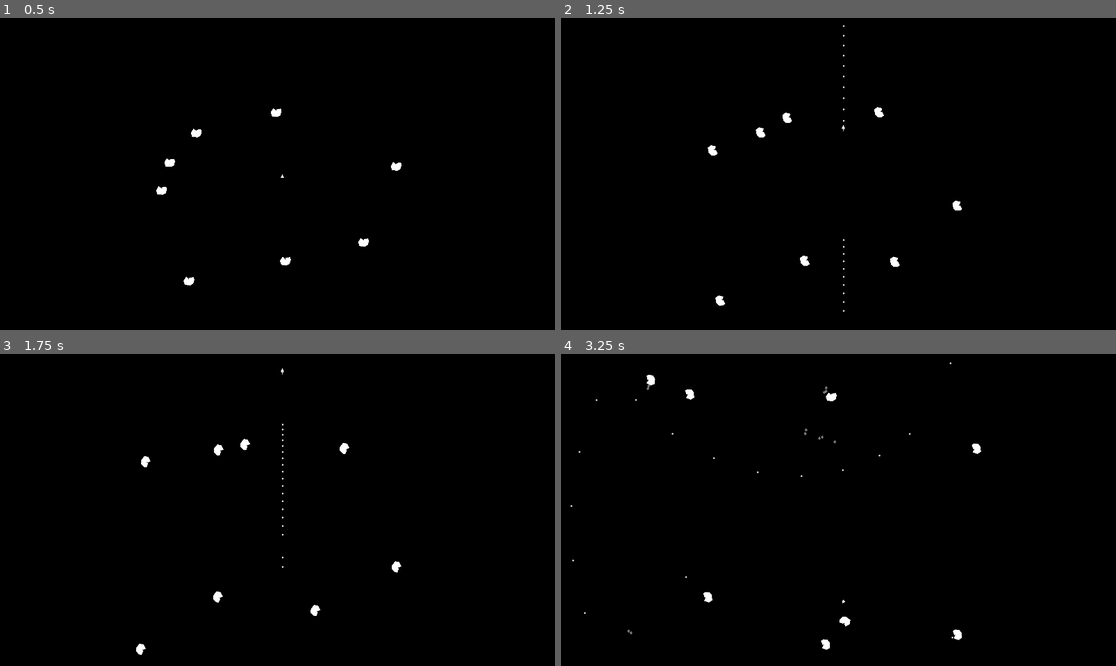
Above: before the commit, frames 1-4 (two rows, left to right).
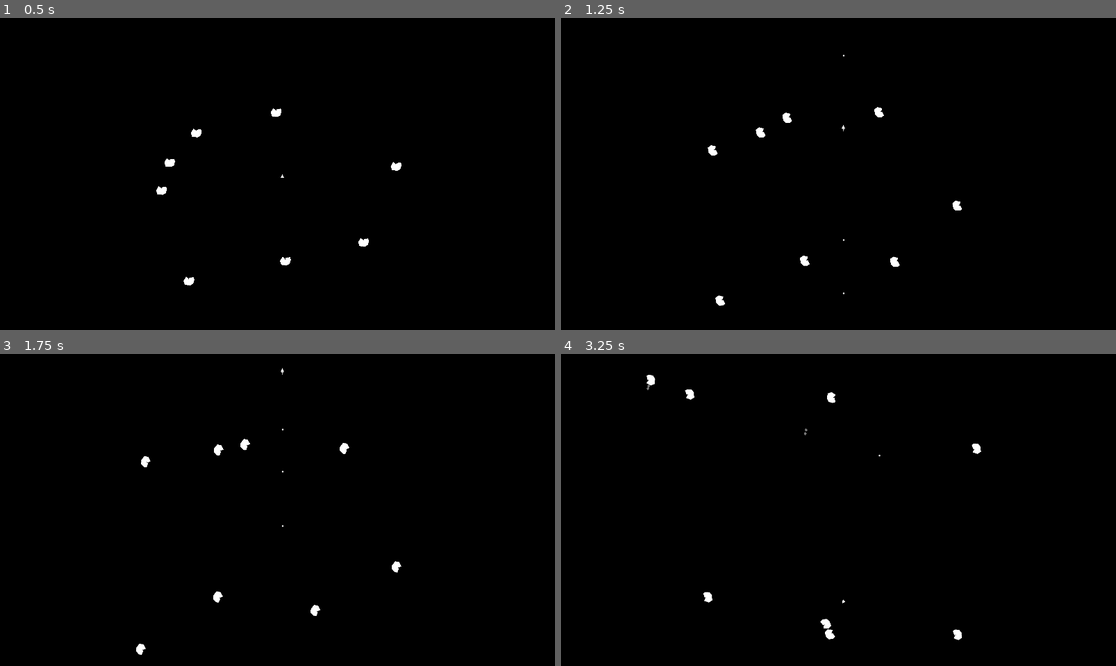
Above: after the commit, the same moments.

Repository: IQpierce/owl
Game: Godot game, scene res://scenes/wrapping_screen_test.tscn
The game is run twice, just before and just after one commit, with the same random seed, the same clock (stepped at 60 frames per second) and the same inputs. This scene is started directly instead of the project's main scene.
Inputs:
- Up to frame 1 (0.5 s): no input
- Up to frame 2 (1.25 s): hold Up (thrust) from 0.53 s (still down); hold Space (shoot) from 0.53 s (still down)
- Up to frame 3 (1.75 s): keep holding Up (thrust); release Space (shoot) at 1.28 s; tap Space (shoot) at 1.35 s
- Up to frame 4 (3.25 s): release Up (thrust) at 2.03 s; hold Space (shoot) 2.03-2.78 s; hold Left (turn_left) from 2.03 s (still down); tap Space (shoot) at 2.85 s

Frame 1 is identical in both runs. In frame 2, less than 0.1% of the frame differs, in the area x 50-52%, y 2-95%; in frame 3, less than 0.1%; in frame 4, 0.3%, in the area x 1-71%, y 2-95%.

Commit message:
fixed gun fire rate

Diff:
--- a/packedscenes/player.tscn
+++ b/packedscenes/player.tscn
@@ -27,7 +27,7 @@
 script = ExtResource("3_r8khv")
 shot_proto = ExtResource("3_0fbu5")
 shot_force = 1200.0
-cooldown_duration_secs = 0.023
+cooldown_duration_secs = 0.23
 inherit_velocity = NodePath("..")
 shot_parent = NodePath("..")
 
